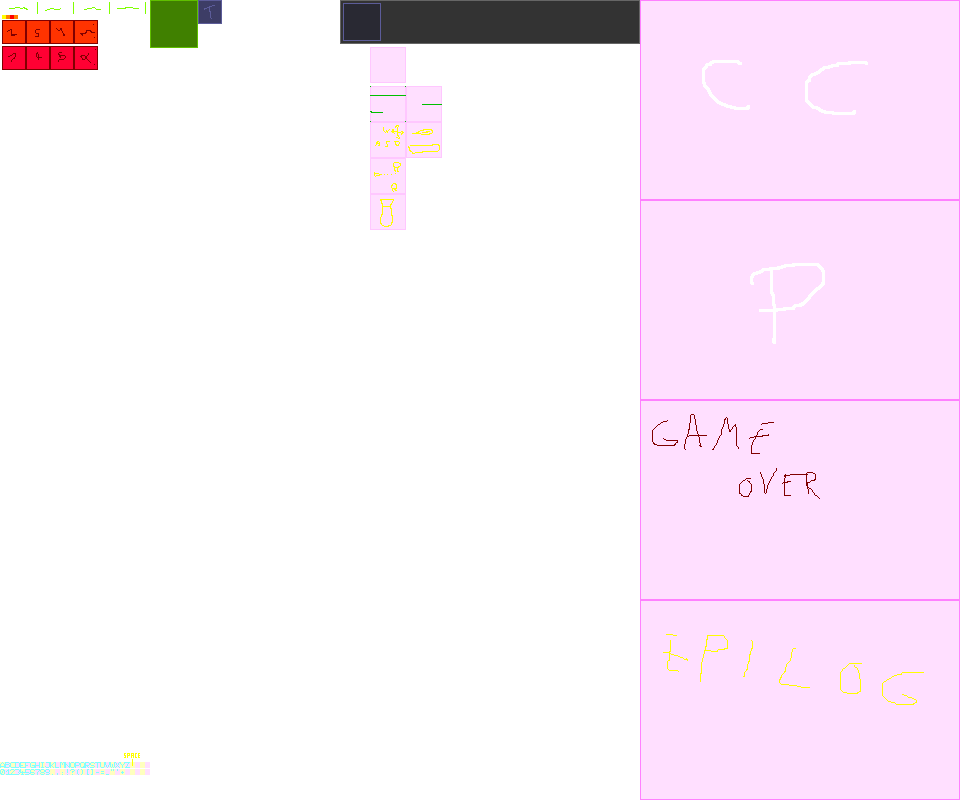
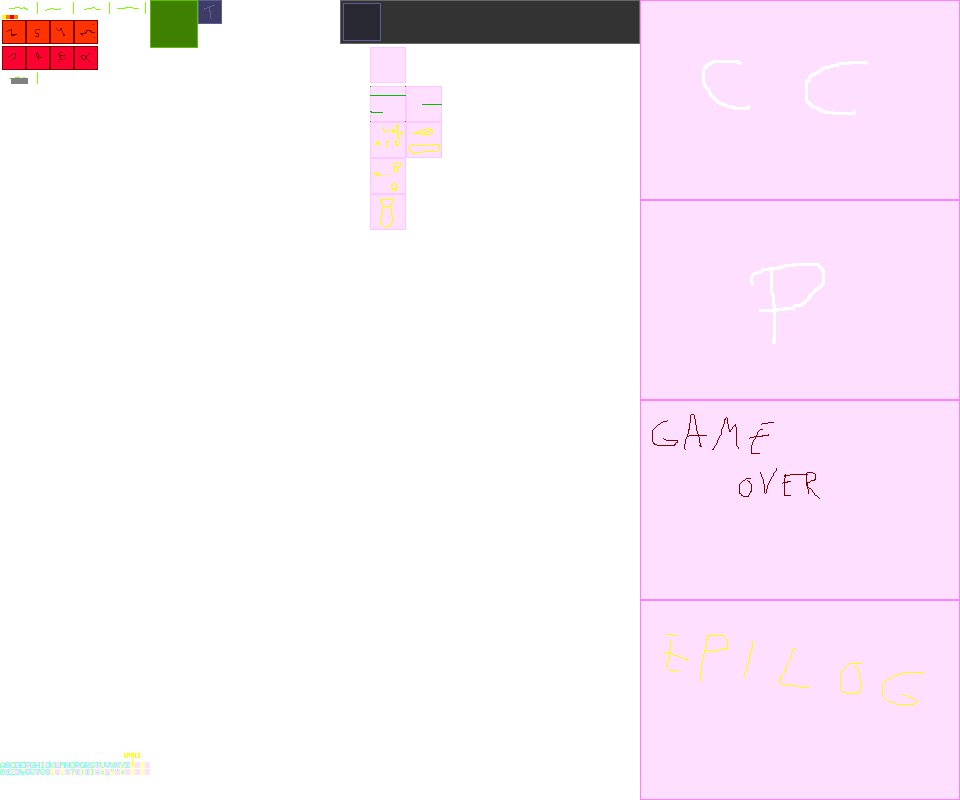
Comparing the layer stacks of the two 960 x 800 images. Changes:
painted on "sprites" over [11, 78, 28, 84]
painted on "helpers" over [9, 72, 38, 84]
